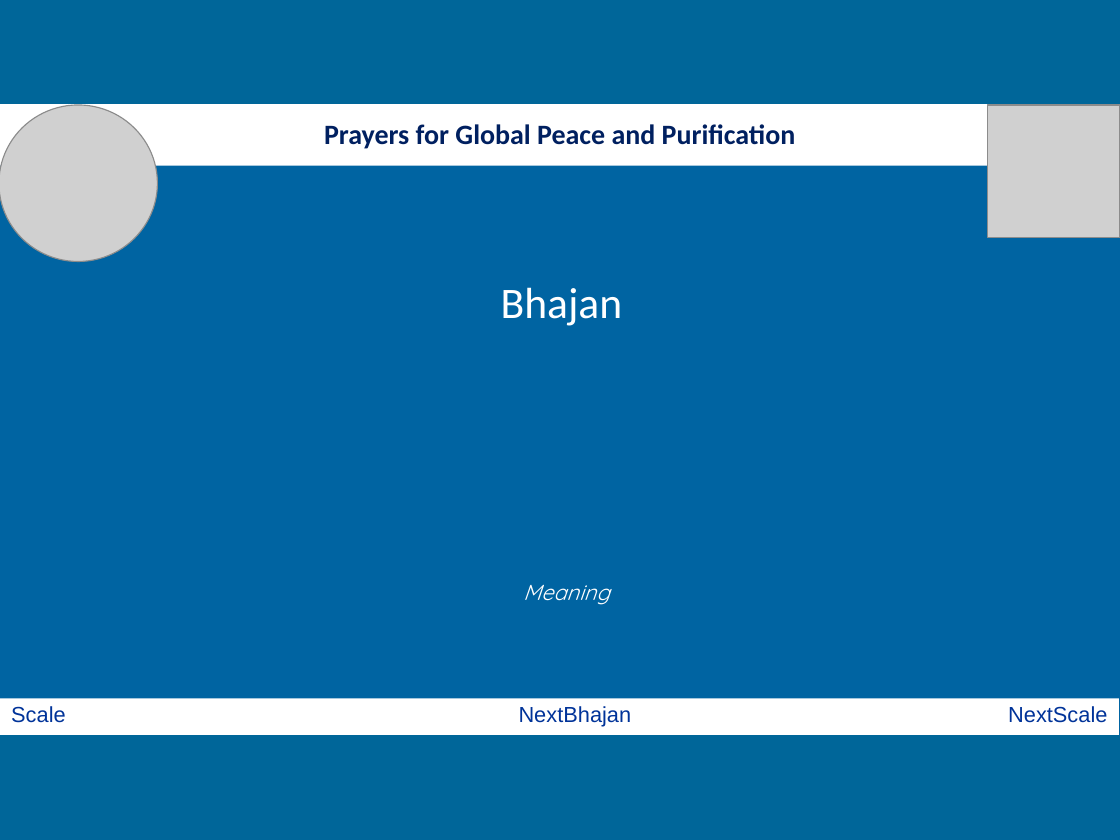
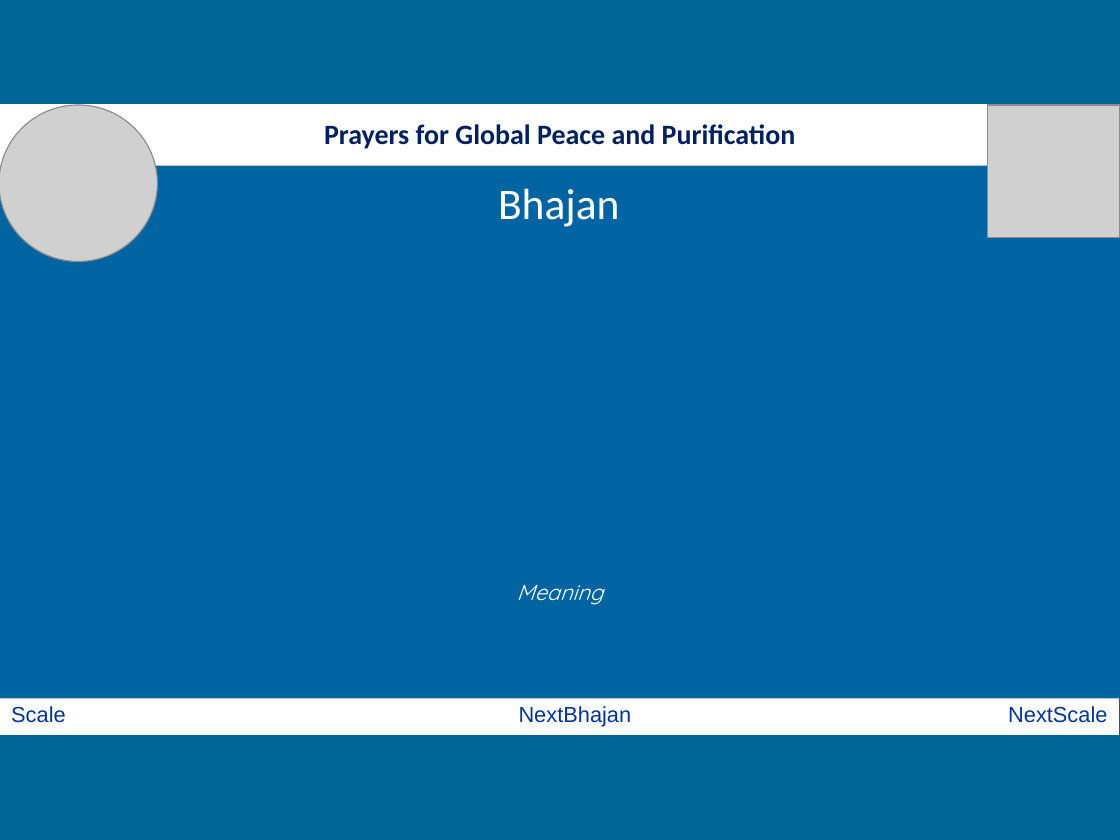
Before and after one commit to rkanadam/saibhajanmaker, a slide deck: slide 1 of WebContent/WEB-INF/templates/GAB2019/master.pptx. Drawn at 1120x840 pixels with LibreOffice and Linux fonts; fonts in the diff are those of the drawing; grey boxes stand for pictures. Boxes give left, top, right and bottom in pixels: in the first picture for what was removed or moved away, otherwise in the second. Text is boxed around its words. In the diff, an @@ line names an element or a change of style, - is before the commit and + after.

Commit message:
Updating sizes of text boxes

```diff
--- a/WebContent/WEB-INF/templates/GAB2019/master.pptx
+++ b/WebContent/WEB-INF/templates/GAB2019/master.pptx
@@ text "Bhajan": place and size @@
-text "Bhajan" at (501,287,622,326)
+text "Bhajan" at (498,188,619,227)
@@ text "Meaning": place and size @@
-text "Meaning" at (523,585,610,605)
+text "Meaning" at (517,585,604,605)
```
